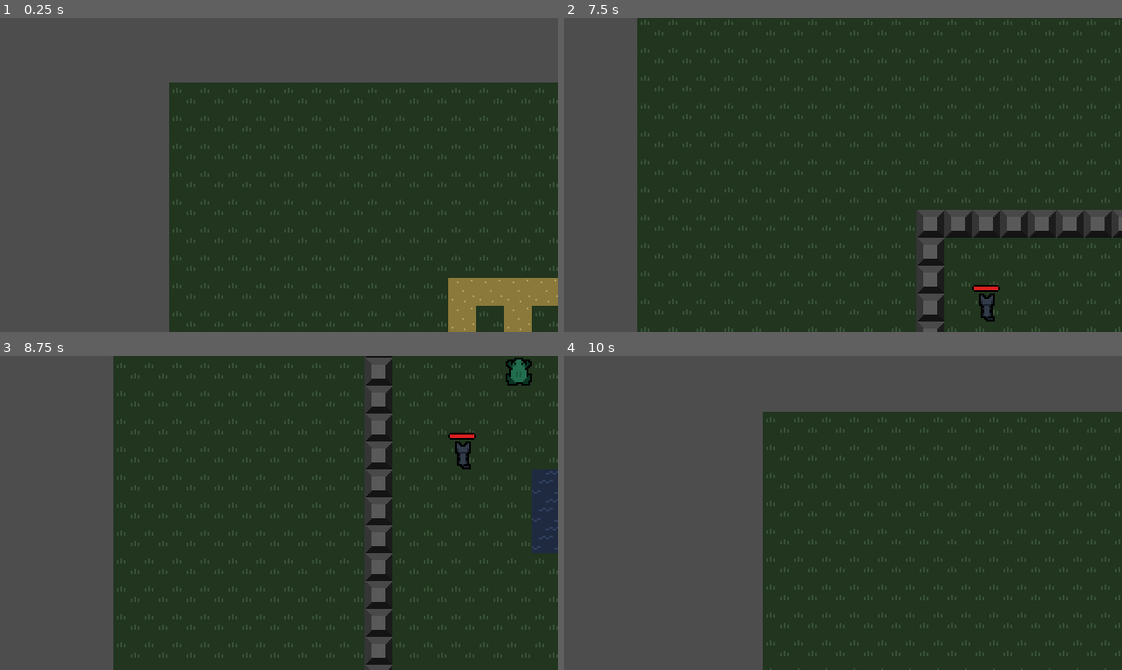
Above: before the commit, frames 1-4 (two rows, left to right).
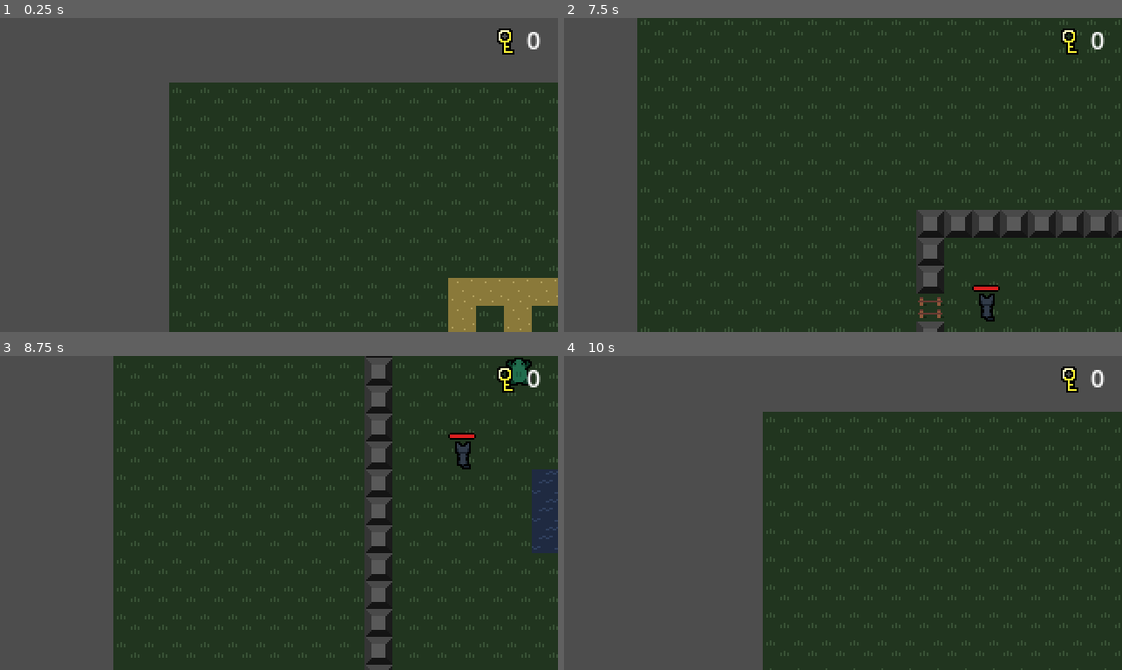
Above: after the commit, the same moments.

Repository: JiriOne/LDJAM56
Game: Godot game, scene res://scenes/main/main.tscn
Same seed, same stepped clock (60 frames per second), same inputs: the game is played once before the commit and once after it.
Inputs (mouse positions are in pixels of both pictures, inside the frame that each line leads up to):
- Up to frame 1 (0.25 s): no input
- Up to frame 2 (7.5 s): move the mouse to (965, 159) at 0.52 s; click (965, 159) at 0.67 s; tap Space (ui_select) at 0.77, 1.52, 3.02, 3.77, 4.52, 6.02, 6.77 s; move the mouse to (731, 190) at 1.27 s; hold Left (ui_left) 1.28-2.03 s; click (731, 190) at 1.42 s; move the mouse to (898, 105) at 2.02 s; click (898, 105) at 2.17 s; move the mouse to (815, 237) at 2.77 s; click (815, 237) at 2.92 s; move the mouse to (1010, 222) at 3.52 s; hold Left (ui_left) 3.53-5.78 s; click (1010, 222) at 3.67 s; move the mouse to (675, 127) at 4.27 s; click (675, 127) at 4.42 s; move the mouse to (870, 175) at 5.02 s; click (870, 175) at 5.17 s; move the mouse to (759, 96) at 5.77 s; click (759, 96) at 5.92 s; move the mouse to (965, 159) at 6.52 s; click (965, 159) at 6.67 s; move the mouse to (731, 190) at 7.27 s; click (731, 190) at 7.42 s
- Up to frame 3 (8.75 s): tap Space (ui_select) at 7.52 s; move the mouse to (334, 443) at 8.02 s; hold Left (ui_left) from 8.03 s (still down); click (334, 443) at 8.17 s
- Up to frame 4 (10 s): move the mouse to (1082, 371) at 8.77 s; click (1082, 371) at 8.92 s; tap Space (ui_select) at 9.02, 9.77 s; move the mouse to (1010, 560) at 9.52 s; release Left (ui_left) at 9.53 s; click (1010, 560) at 9.67 s

The runs differ from the first frame. In frame 1, 0.3% of the frame differs, in the area x 89-97%, y 3-12%; in frame 2, 0.7%, in the area x 63-97%, y 3-97%; in frame 3, 0.3%; in frame 4, 0.3%.
Error in both runs: Trying to assign invalid previously freed instance. (res://ui/overlays/player_compass/player_compass.gd:8)

Commit message:
Doors and keys update

Diff:
--- /dev/null
+++ b/new-game-project/entities/door/door.tscn
@@ -0,0 +1,15 @@
+[gd_scene load_steps=4 format=3 uid="uid://c7004krehupyu"]
+
+[ext_resource type="Script" path="res://entities/key/key.gd" id="1_np0rf"]
+[ext_resource type="Texture2D" uid="uid://dbfud5foh8se" path="res://assets/simple_tiles/simple_tiles.png" id="2_6rnki"]
+
+[sub_resource type="AtlasTexture" id="AtlasTexture_caq8t"]
+atlas = ExtResource("2_6rnki")
+region = Rect2(64, 0, 16, 16)
+
+[node name="Door" type="Area2D"]
+script = ExtResource("1_np0rf")
+
+[node name="Sprite2D" type="Sprite2D" parent="."]
+position = Vector2(8, 8)
+texture = SubResource("AtlasTexture_caq8t")
--- a/new-game-project/entities/enemy/enemy.gd
+++ b/new-game-project/entities/enemy/enemy.gd
@@ -41,7 +41,6 @@
 	# Remove from old cell in the grid system
 	var data_old : GridCellData = grid_system.get_cell_data(gridPosition)
 	data_old.has_enemy = false
-	grid_system.update_cell(data_old)
 	# Set world pos
 	self.position = globalUtil.grid_to_world(pos)
 	gridPosition = pos
@@ -49,7 +48,6 @@
 	var data : GridCellData = grid_system.get_cell_data(pos)
 	data.has_enemy = true
 	data.enemy = self
-	grid_system.update_cell(data)
 
 func _ready() -> void:
 	grid_system = get_parent()
@@ -63,7 +61,6 @@
 	var data = grid_system.get_cell_data(gridPosition)
 	data.has_enemy = true
 	data.enemy = self
-	grid_system.update_cell(data)
 
 func hurt(dp):
 	hp = hp - dp
@@ -83,7 +80,6 @@
 	Controller.enemies.remove_at(enemy_list_idx)
 
 	data.has_enemy = false
-	grid_system.update_cell(data)
 	queue_free()
 
 func _process(delta: float) -> void:
--- a/new-game-project/entities/frog/frog.gd
+++ b/new-game-project/entities/frog/frog.gd
@@ -5,7 +5,8 @@
 	shadow_texture = $CanvasGroup/Sprite2D.texture
 	move_conditional = func(origin, cell, target):
 		return grid_system.is_path_to_target_ground(origin, target) \
-			and cell.type == GlobalTypes.Cell_Type.GROUND \
+			and (cell.type == GlobalTypes.Cell_Type.GROUND \
+				or (cell.type == GlobalTypes.Cell_Type.DOOR and Controller.keys > 0)) \
 			and not cell.has_player \
 			and not cell.has_enemy
 	attack_conditional = func(origin, cell, target):
--- a/new-game-project/entities/player/player.gd
+++ b/new-game-project/entities/player/player.gd
@@ -82,7 +82,6 @@
 	# Remove from old cell in the grid system
 	var data_old : GridCellData = grid_system.get_cell_data(gridPosition)
 	data_old.has_player = false
-	grid_system.update_cell(data_old)
 	# Set world pos
 	self.position = globalUtil.grid_to_world(pos)
 	gridPosition = pos
@@ -90,7 +89,14 @@
 	var data : GridCellData = grid_system.get_cell_data(pos)
 	data.has_player = true
 	data.player = self
-	grid_system.update_cell(data)
+	# Collect key
+	if data.has_key:
+		Controller.key_collected.emit()
+		data.key.queue_free()
+		data.has_key = false
+	# Unlock door
+	if data.type == GlobalTypes.Cell_Type.DOOR:
+		grid_system.unlock_door(pos)
 
 func translate_targets(available_targets_text) -> Array[Vector2]:
 	var lines : PackedStringArray = available_targets_text.split("\n", false)
--- a/new-game-project/globals/controller.gd
+++ b/new-game-project/globals/controller.gd
@@ -1,6 +1,9 @@
 extends Node
 
 signal player_focused(ply)
+signal key_collected
+signal key_used
+signal hud_update
 
 var keys = 0
 var player_turn = true
@@ -11,13 +14,16 @@
 func _restart_game():
 	get_tree().reload_current_scene()
 
+func _ready() -> void:
+	key_collected.connect(_on_key_collected)
+	key_used.connect(_on_key_used)
+
 #called when pressing the space bar
 func _input(event):
 	if event.is_action_pressed("ui_select"):
 		_restart_game()
 	if event.is_action_pressed("ui_left"):
 		print(party)
-
 
 
 func _process(delta: float) -> void:
@@ -58,3 +64,12 @@
 			for boi in party:
 				boi.turn_taken = false
 			player_turn = true
+
+
+func _on_key_collected() -> void:
+	keys += 1
+	hud_update.emit()
+
+func _on_key_used() -> void:
+	keys -= 1
+	hud_update.emit()
--- a/new-game-project/globals/global_types.gd
+++ b/new-game-project/globals/global_types.gd
@@ -3,5 +3,6 @@
 enum Cell_Type {
 	GROUND,
 	WALL,
-	WATER
+	WATER,
+	DOOR
 }
--- a/new-game-project/globals/grid_cell_data.gd
+++ b/new-game-project/globals/grid_cell_data.gd
@@ -6,3 +6,6 @@
 var enemy
 var has_player : bool = false
 var player
+var has_key : bool = false
+var key
+var door
--- a/new-game-project/grid_system.gd
+++ b/new-game-project/grid_system.gd
@@ -25,16 +25,27 @@
 func get_cell_data(pos) -> GridCellData:
 	return grid[pos.x][pos.y]
 
-func update_cell(data : GridCellData) -> void:
-	if (data.pos.x >= grid_width) or (data.pos.y >= grid_height) or (data.pos.x < 0) or (data.pos.y < 0):
-		printerr("WARNING: Tried to update cell that is out of bounds")
-		return
-	grid[data.pos.x][data.pos.y] = data
+#Function is not needed as you can update cells by changing its variables
+#func update_cell(data : GridCellData) -> void:
+	#if (data.pos.x >= grid_width) or (data.pos.y >= grid_height) or (data.pos.x < 0) or (data.pos.y < 0):
+		#printerr("WARNING: Tried to update cell that is out of bounds")
+		#return
+	#grid[data.pos.x][data.pos.y] = data
 
 func set_cell_type(pos, type) -> void:
 	var data = get_cell_data(pos)
 	data.type = type
-	update_cell(data)
+
+func add_door(door, pos) -> void:
+	var cell_data = get_cell_data(pos)
+	cell_data.type = GlobalTypes.Cell_Type.DOOR
+	cell_data.door = door
+
+func unlock_door(pos) -> void:
+	Controller.key_used.emit()
+	var data = get_cell_data(pos)
+	data.door.queue_free()
+	data.type = GlobalTypes.Cell_Type.GROUND
 
 func calc_valid_targets(origin, targets : Array[Vector2], conditional : Callable) -> Array[GridCellData]:
 	var result : Array[GridCellData] = []
--- a/new-game-project/scenes/level_generator/level_generator.gd
+++ b/new-game-project/scenes/level_generator/level_generator.gd
@@ -89,15 +89,6 @@
 
 		room_locations.append(room_location)
 		room_sizes.append(room_size)
-		for x in range(room_size.x):
-			for y in range(room_size.y):
-				# Set the walls
-				if x == 0 or y == 0 or x == room_size.x - 1 or y == room_size.y - 1:
-					tile_map_layer.set_cell(Vector2i(room_location.x + x, room_location.y + y), 0, Vector2i(2, 0))
-					grid_system.set_cell_type(Vector2(room_location.x + x, room_location.y + y), GlobalTypes.Cell_Type.WALL)
-				else:
-					# Clear the inside of the room
-					tile_map_layer.set_cell(Vector2i(room_location.x + x, room_location.y + y), 0, Vector2i(1, 0))
 
 
 	#add straight corridors
@@ -117,7 +108,6 @@
 
 			if rng.randf() < 0.1:
 				var enemy = preload("res://entities/enemy/enemy.tscn").instantiate()
-				print("la")
 				enemy.position = Vector2(x,y)*16 + Vector2(rng.randi_range(-3,3),rng.randi_range(-3,3))*16
 				enemy.gridPosition = enemy.position/16
 				grid_system.add_child(enemy)
@@ -134,7 +124,6 @@
 
 			if rng.randf() < 0.1:
 				var enemy = preload("res://entities/enemy/enemy.tscn").instantiate()
-				print("la")
 				enemy.position = Vector2(x,y)*16 + Vector2(rng.randi_range(-3,3),rng.randi_range(-3,3))*16
 				enemy.gridPosition = enemy.position/16
 				grid_system.add_child(enemy)
@@ -144,16 +133,38 @@
 			else:
 				y -= 1
 
-	for i in len(room_locations):
+	const door_scene = preload("res://entities/door/door.tscn")
+
+	# Create walls
+	for i in range(len(room_locations)):
 		var room_size = room_sizes[i]
+		# make the room far enough from the others
+		var room_location = room_locations[i]
 		for x in range(room_size.x):
-				for y in range(room_size.y):
-					# Set the walls
-					if x == 0 or y == 0 or x == room_size.x - 1 or y == room_size.y - 1:
-						tile_map_layer.set_cell(Vector2i(room_locations[i].x + x, room_locations[i].y + y), 0, Vector2i(2, 0))
-					else:
-						# Clear the inside of the room
-						tile_map_layer.set_cell(Vector2i(room_locations[i].x + x, room_locations[i].y + y), 0, Vector2i(1, 0))
+			for y in range(room_size.y):
+				# Set the walls
+				if x == 0 or y == 0 or x == room_size.x - 1 or y == room_size.y - 1:
+					tile_map_layer.set_cell(Vector2i(room_location.x + x, room_location.y + y), 0, Vector2i(2, 0))
+					grid_system.set_cell_type(Vector2(room_location.x + x, room_location.y + y), GlobalTypes.Cell_Type.WALL)
+				else:
+					# Clear the inside of the room
+					tile_map_layer.set_cell(Vector2i(room_location.x + x, room_location.y + y), 0, Vector2i(1, 0))
+		# Create key door
+		var random_pos_in_room = Vector2(randi_range(1, room_size.x - 1), randi_range(1, room_size.y - 1))
+		var wall_origins = [Vector2.ZERO, Vector2(room_size.x - 1, 0), Vector2(0, room_size.y - 1)]
+		var random_wall_origin = wall_origins.pick_random()
+		var random_wall_direction = Vector2.RIGHT
+		if random_wall_origin == Vector2.ZERO:
+			random_wall_direction = [Vector2.RIGHT, Vector2.DOWN].pick_random()
+		else:
+			random_wall_direction = random_wall_origin.orthogonal()
+		var door_pos = random_pos_in_room.project(random_wall_direction) + random_wall_origin
+		tile_map_layer.set_cell(Vector2i(room_location.x + door_pos.x, room_location.y + door_pos.y), 0, Vector2i(1, 0))
+		grid_system.set_cell_type(Vector2(room_location.x + door_pos.x, room_location.y + door_pos.y), GlobalTypes.Cell_Type.GROUND)
+		var door_entity = door_scene.instantiate()
+		door_entity.position = GlobalUtil.grid_to_world(room_location + door_pos)
+		grid_system.add_door(door_entity, room_location + door_pos)
+		grid_system.add_child(door_entity)
 
 	#for i in len(room_locations):
 		#if rng.randf() < 0.3:
@@ -173,24 +184,27 @@
 		var key = preload("res://entities/key/key.tscn").instantiate()
 
 		#add variation to the key position
-		var key_pos = room_locations[i]*16 + round(room_sizes[i] / 2) *16
-		key_pos += Vector2(rng.randi_range(-3,3)*16, rng.randi_range(-3,3)*16)
-		key.position = key_pos
+		var key_pos = room_locations[i] + round(room_sizes[i] / 2)
+		key_pos += Vector2(rng.randi_range(-3,3), rng.randi_range(-3,3))
+		key.position = GlobalUtil.grid_to_world(key_pos)
+		var cell_data = grid_system.get_cell_data(key_pos)
+		cell_data.has_key = true
+		cell_data.key = key
 		add_child(key)
 
 		if i == 0 or rng.randf() < 0.2:
-			_create_water_puzzle(key_pos/16)
+			_create_water_puzzle(key_pos)
 		elif rng.randf() < 0.5:
-			_create_fence_puzzle(key_pos/16)
+			_create_fence_puzzle(key_pos)
 		#check for enough free tiles below
 		else:
 			var free = true
 			for k in range(-5,5):
 				for j in range(-5,5):
-					if tile_map_layer.get_cell_atlas_coords(Vector2(k,j) + key_pos/16) == Vector2i(2,0):
+					if tile_map_layer.get_cell_atlas_coords(Vector2(k,j) + key_pos) == Vector2i(2,0):
 						free = false
 			if free:
-				_create_dual_puzzle(key_pos/16)
+				_create_dual_puzzle(key_pos)
 
 
 	for i in range(len(room_locations)):
--- /dev/null
+++ b/new-game-project/ui/overlays/hud/hud.gd
@@ -0,0 +1,7 @@
+extends Control
+
+func _ready() -> void:
+	Controller.hud_update.connect(_on_hud_update)
+
+func _on_hud_update() -> void:
+	$KeyDisplay/KeyCounter.text = str(Controller.keys)
--- /dev/null
+++ b/new-game-project/ui/overlays/hud/hud.tscn
@@ -0,0 +1,44 @@
+[gd_scene load_steps=4 format=3 uid="uid://yvearqdw3bvq"]
+
+[ext_resource type="Script" path="res://ui/overlays/hud/hud.gd" id="1_a44b5"]
+[ext_resource type="Texture2D" uid="uid://cslbhh55jg8pq" path="res://assets/key/key.png" id="1_kbmxm"]
+
+[sub_resource type="FontVariation" id="FontVariation_6a27t"]
+spacing_top = -4
+baseline_offset = 0.105
+
+[node name="HUD" type="Control"]
+layout_mode = 3
+anchors_preset = 0
+offset_right = 320.0
+offset_bottom = 180.0
+mouse_filter = 2
+script = ExtResource("1_a44b5")
+
+[node name="KeyDisplay" type="HBoxContainer" parent="."]
+layout_mode = 1
+anchors_preset = 1
+anchor_left = 1.0
+anchor_right = 1.0
+offset_left = -33.0
+offset_top = 5.0
+offset_right = -2.0
+offset_bottom = 21.0
+grow_horizontal = 0
+alignment = 1
+
+[node name="TextureRect" type="TextureRect" parent="KeyDisplay"]
+layout_mode = 2
+size_flags_horizontal = 3
+texture = ExtResource("1_kbmxm")
+expand_mode = 2
+
+[node name="KeyCounter" type="RichTextLabel" parent="KeyDisplay"]
+custom_minimum_size = Vector2(16.92, 0)
+layout_mode = 2
+size_flags_horizontal = 3
+theme_override_fonts/normal_font = SubResource("FontVariation_6a27t")
+theme_override_font_sizes/normal_font_size = 14
+text = "0"
+scroll_active = false
+autowrap_mode = 0
--- a/new-game-project/ui/ui.tscn
+++ b/new-game-project/ui/ui.tscn
@@ -1,7 +1,10 @@
-[gd_scene load_steps=2 format=3 uid="uid://dksht6kj0wulv"]
+[gd_scene load_steps=3 format=3 uid="uid://dksht6kj0wulv"]
 
 [ext_resource type="PackedScene" uid="uid://cojkbrlafpemr" path="res://ui/overlays/player_compass/player_compass.tscn" id="1_5i8ff"]
+[ext_resource type="PackedScene" uid="uid://yvearqdw3bvq" path="res://ui/overlays/hud/hud.tscn" id="2_633c8"]
 
 [node name="UI" type="CanvasLayer"]
 
 [node name="PlayerCompass" parent="." instance=ExtResource("1_5i8ff")]
+
+[node name="HUD" parent="." instance=ExtResource("2_633c8")]
